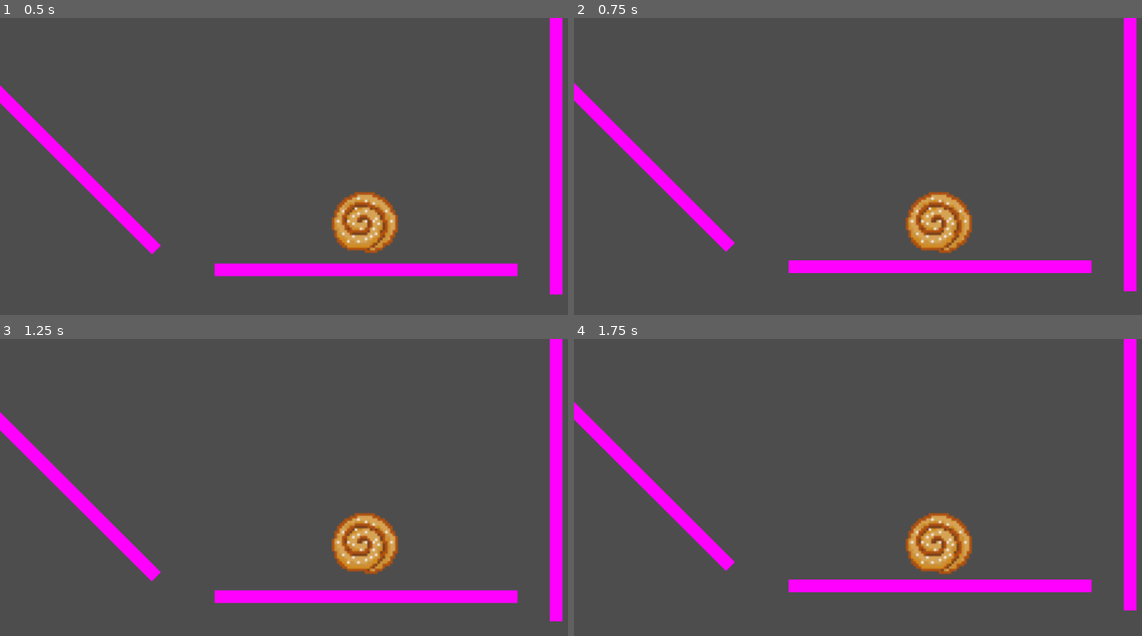
Above: before the commit, frames 1-4 (two rows, left to right).
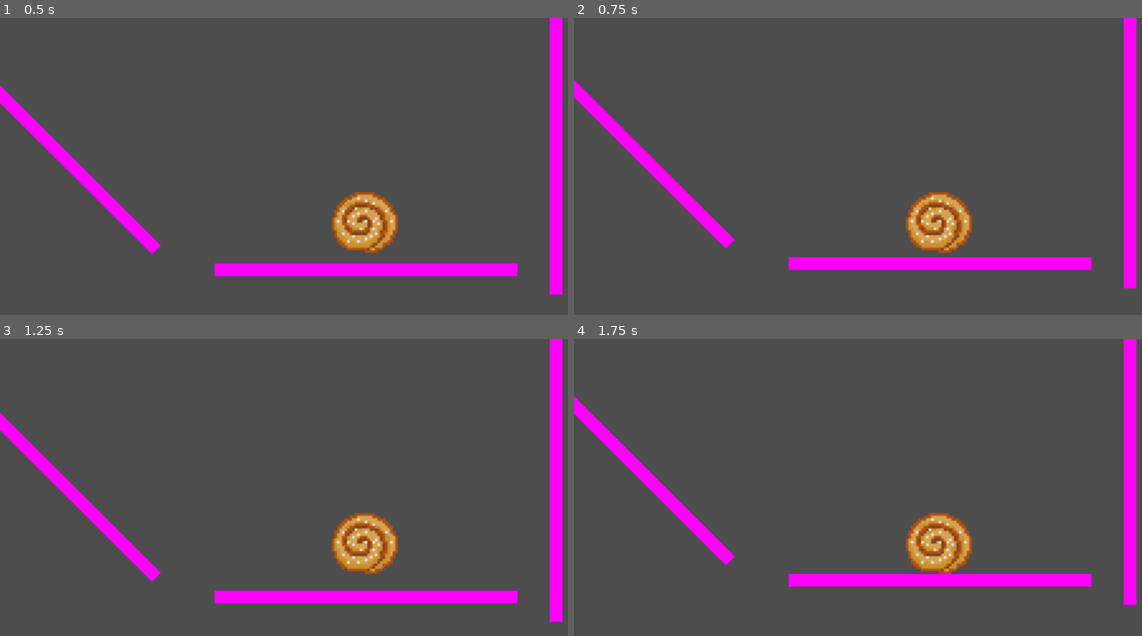
Above: after the commit, the same moments.

Repository: Rembane/ggj-bubbles-2025
Game: Godot game, scene res://root.tscn
Same seed, same stepped clock (60 frames per second), same inputs: the game is played once before the commit and once after it.
Inputs (mouse positions are in pixels of both pictures, inside the frame that each line leads up to):
- Up to frame 1 (0.5 s): no input
- Up to frame 2 (0.75 s): tap Enter at 0.5 s; move the mouse to (1096, 202) at 0.52 s; tap Q at 0.6 s; click (1096, 202) at 0.67 s
- Up to frame 3 (1.25 s): no input
- Up to frame 4 (1.75 s): move the mouse to (795, 564) at 1.27 s; hold S from 1.28 s (still down); tap Enter at 1.35 s

Frame 1 is identical in both runs. In frame 2, 2.1% of the frame differs, in the area x 0-100%, y 20-93%; in frame 3, 0.7%; in frame 4, 3.4%, in the area x 0-100%, y 19-92%.

Commit message:
Make it possible to slide down on a wall by hitting X repeatedly
The code is quite gnarly though. I'm not completely convinced that this
was a good idea. :D

Diff:
--- a/player.gd
+++ b/player.gd
@@ -5,6 +5,8 @@
 const WALK_SPEED = 2000
 const BORINGNESS = 0.8
 var stickiness_state_machine = NO_STICK
+var last_collision = null
+var outer_collision_overlaps = null
 
 func _physics_process(delta):
 	if stickiness_state_machine != STICKING_TO_SURFACE:
@@ -17,10 +19,16 @@
 			INTENT_TO_STICK, STICKING_TO_SURFACE:
 				stickiness_state_machine = STICKING_TO_SURFACE
 				velocity = Vector2.ZERO
+				last_collision = kinematic_collision.get_collider()
 			_:
 				velocity = velocity.bounce(kinematic_collision.get_normal()) \
 						* BORINGNESS
 	else:
+		if stickiness_state_machine in [STICKING_TO_SURFACE, INTENT_TO_STICK] \
+				and last_collision != null and outer_collision_overlaps == last_collision:
+			stickiness_state_machine = STICKING_TO_SURFACE
+			velocity = Vector2.ZERO
+
 		if stickiness_state_machine != STICKING_TO_SURFACE:
 			velocity.y += delta * GRAVITY
 
@@ -38,3 +46,11 @@
 				pass
 	elif event.is_action_released("stick"):
 		stickiness_state_machine = NO_STICK
+
+func _on_outer_collision_area_body_entered(body: Node2D) -> void:
+	outer_collision_overlaps = body
+
+func _on_outer_collision_area_body_exited(body: Node2D) -> void:
+	if body == outer_collision_overlaps and outer_collision_overlaps == last_collision:
+		outer_collision_overlaps = null
+		last_collision = null
--- a/player.tscn
+++ b/player.tscn
@@ -1,17 +1,30 @@
-[gd_scene load_steps=4 format=3 uid="uid://u1ixbpdb4qva"]
+[gd_scene load_steps=5 format=3 uid="uid://u1ixbpdb4qva"]
 
 [ext_resource type="Texture2D" uid="uid://dnak3rn2kjf8" path="res://kanelbulle.png" id="1_anbj2"]
 [ext_resource type="Script" path="res://player.gd" id="1_rspqu"]
 
 [sub_resource type="CircleShape2D" id="CircleShape2D_02c10"]
-radius = 50.0
+radius = 47.0106
+
+[sub_resource type="CircleShape2D" id="CircleShape2D_fo2ua"]
+radius = 60.075
 
 [node name="player" type="CharacterBody2D"]
 script = ExtResource("1_rspqu")
 
-[node name="CollisionShape2D" type="CollisionShape2D" parent="."]
+[node name="ActualCollisionShape" type="CollisionShape2D" parent="."]
 shape = SubResource("CircleShape2D_02c10")
 
 [node name="Sprite2D" type="Sprite2D" parent="."]
 scale = Vector2(2, 2)
 texture = ExtResource("1_anbj2")
+
+[node name="OuterCollisionArea" type="Area2D" parent="."]
+collision_layer = 2
+collision_mask = 2
+
+[node name="OuterCollisionShape" type="CollisionShape2D" parent="OuterCollisionArea"]
+shape = SubResource("CircleShape2D_fo2ua")
+
+[connection signal="body_entered" from="OuterCollisionArea" to="." method="_on_outer_collision_area_body_entered"]
+[connection signal="body_exited" from="OuterCollisionArea" to="." method="_on_outer_collision_area_body_exited"]
--- a/project.godot
+++ b/project.godot
@@ -52,6 +52,10 @@
 ]
 }
 
+[layer_names]
+
+2d_physics/layer_1="walls"
+
 [rendering]
 
 renderer/rendering_method="gl_compatibility"
--- a/root.tscn
+++ b/root.tscn
@@ -15,6 +15,8 @@
 [node name="Camera2D" type="Camera2D" parent="player"]
 
 [node name="Floor" type="StaticBody2D" parent="."]
+collision_layer = 3
+collision_mask = 3
 
 [node name="CollisionShape2D" type="CollisionShape2D" parent="Floor"]
 shape = SubResource("RectangleShape2D_grg0g")
@@ -26,6 +28,8 @@
 [node name="Wall" type="StaticBody2D" parent="."]
 position = Vector2(300, -200)
 rotation = 1.5708
+collision_layer = 3
+collision_mask = 3
 
 [node name="CollisionShape2D" type="CollisionShape2D" parent="Wall"]
 shape = SubResource("RectangleShape2D_grg0g")
@@ -37,6 +41,8 @@
 [node name="SlidyFloor" type="StaticBody2D" parent="."]
 position = Vector2(-500, -200)
 rotation = 0.785398
+collision_layer = 3
+collision_mask = 3
 
 [node name="CollisionShape2D" type="CollisionShape2D" parent="SlidyFloor"]
 shape = SubResource("RectangleShape2D_grg0g")
